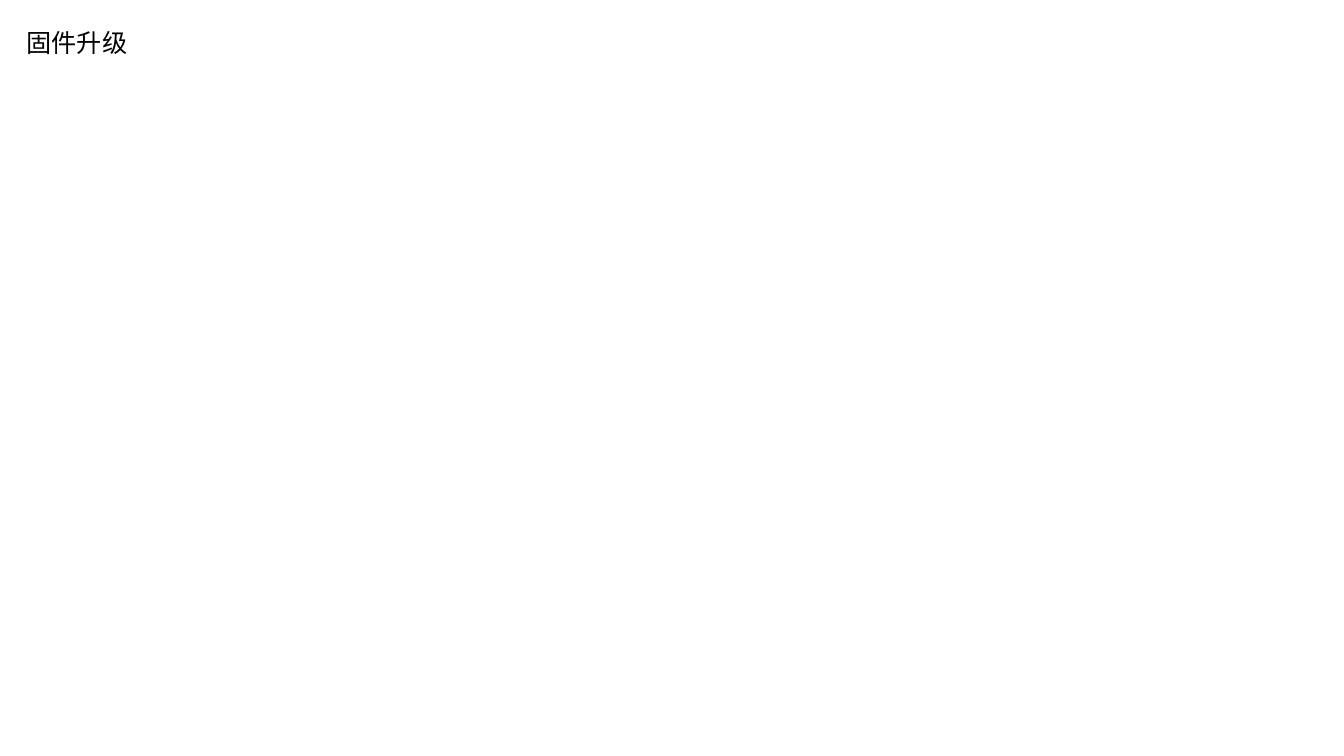
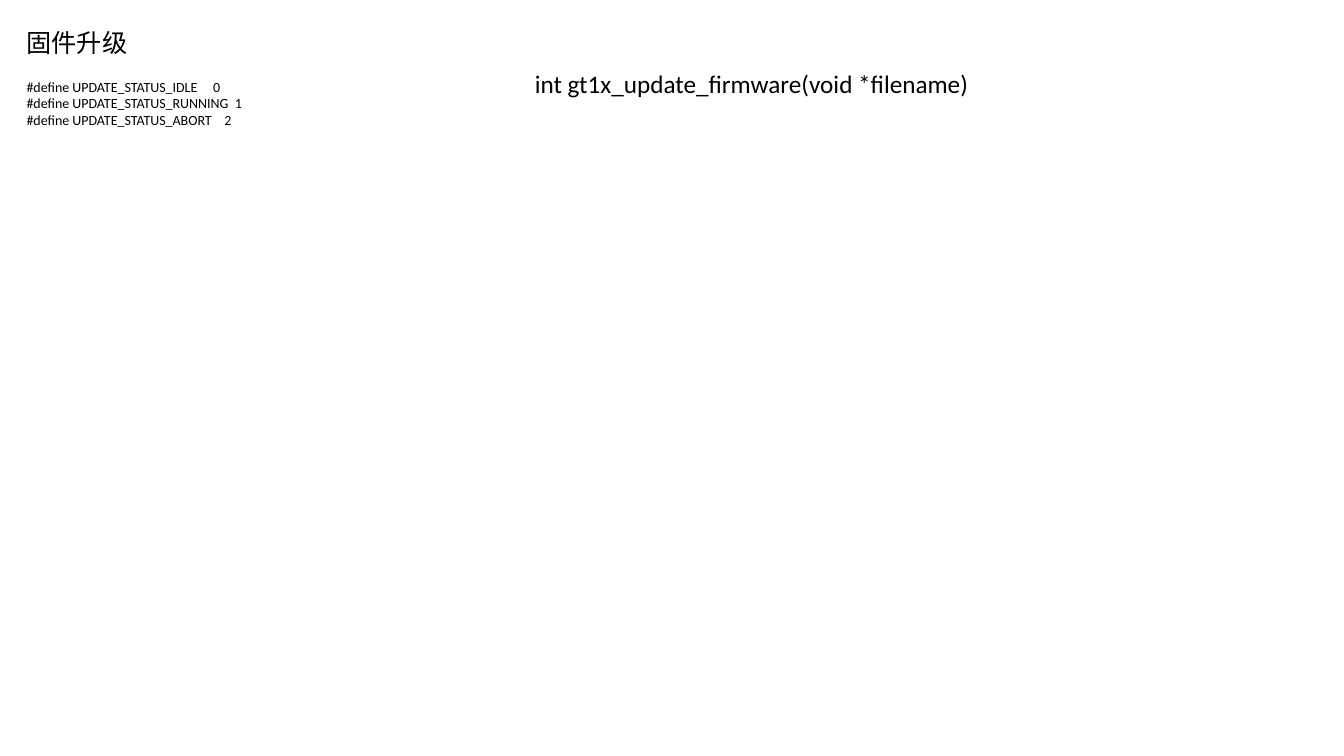
Before and after one commit to liyingfei142118/practice, a slide deck: slide 5 of learn/触摸屏故障.pptx. Drawn at 1344x756 pixels with LibreOffice and Linux fonts; fonts in the diff are those of the drawing. Boxes give left, top, right and bottom in pixels: in the first picture for what was removed or moved away, otherwise in the second. Text is boxed around its words. In the diff, an @@ line names an element or a change of style, - is before the commit and + after.

```diff
--- a/learn/触摸屏故障.pptx
+++ b/learn/触摸屏故障.pptx
@@ text added at (x1=27, y1=82, x2=242, y2=127), 10 pt, text #000000 @@
+#define UPDATE_STATUS_IDLE 0
+#define UPDATE_STATUS_RUNNING 1
+#define UPDATE_STATUS_ABORT 2
@@ text added at (x1=535, y1=74, x2=968, y2=98), 18 pt, text #000000 @@
+int gt1x_update_firmware(void *filename)
```
Also in this commit, not shown: 1 slide added, 7 other files.
